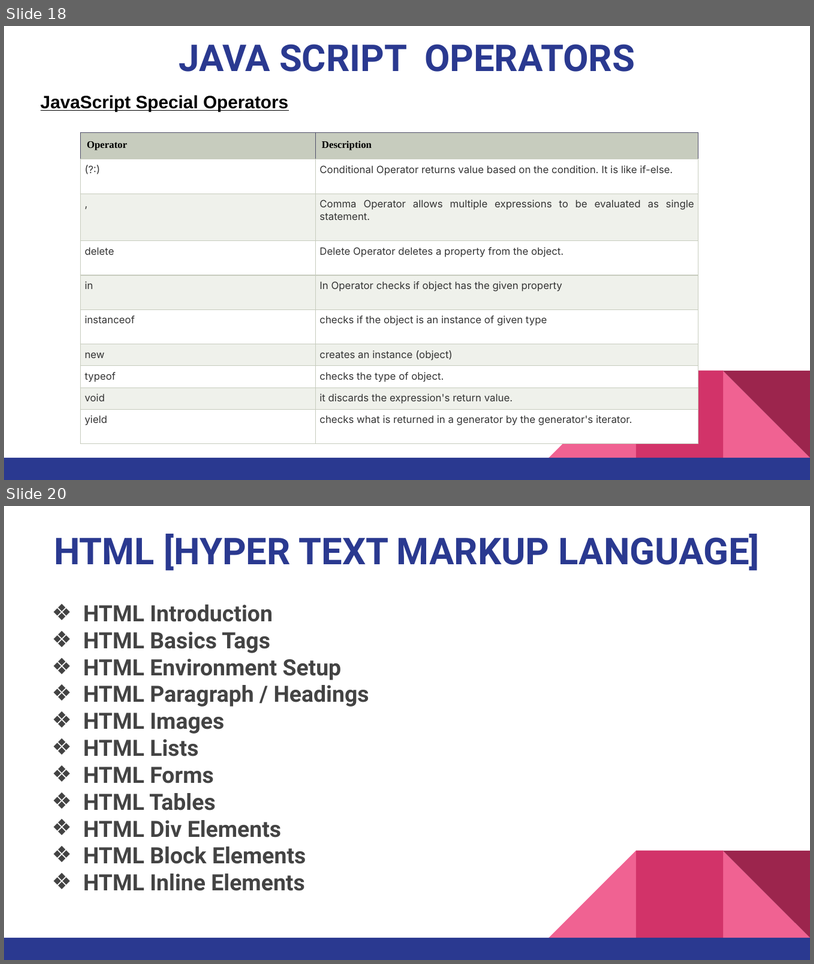
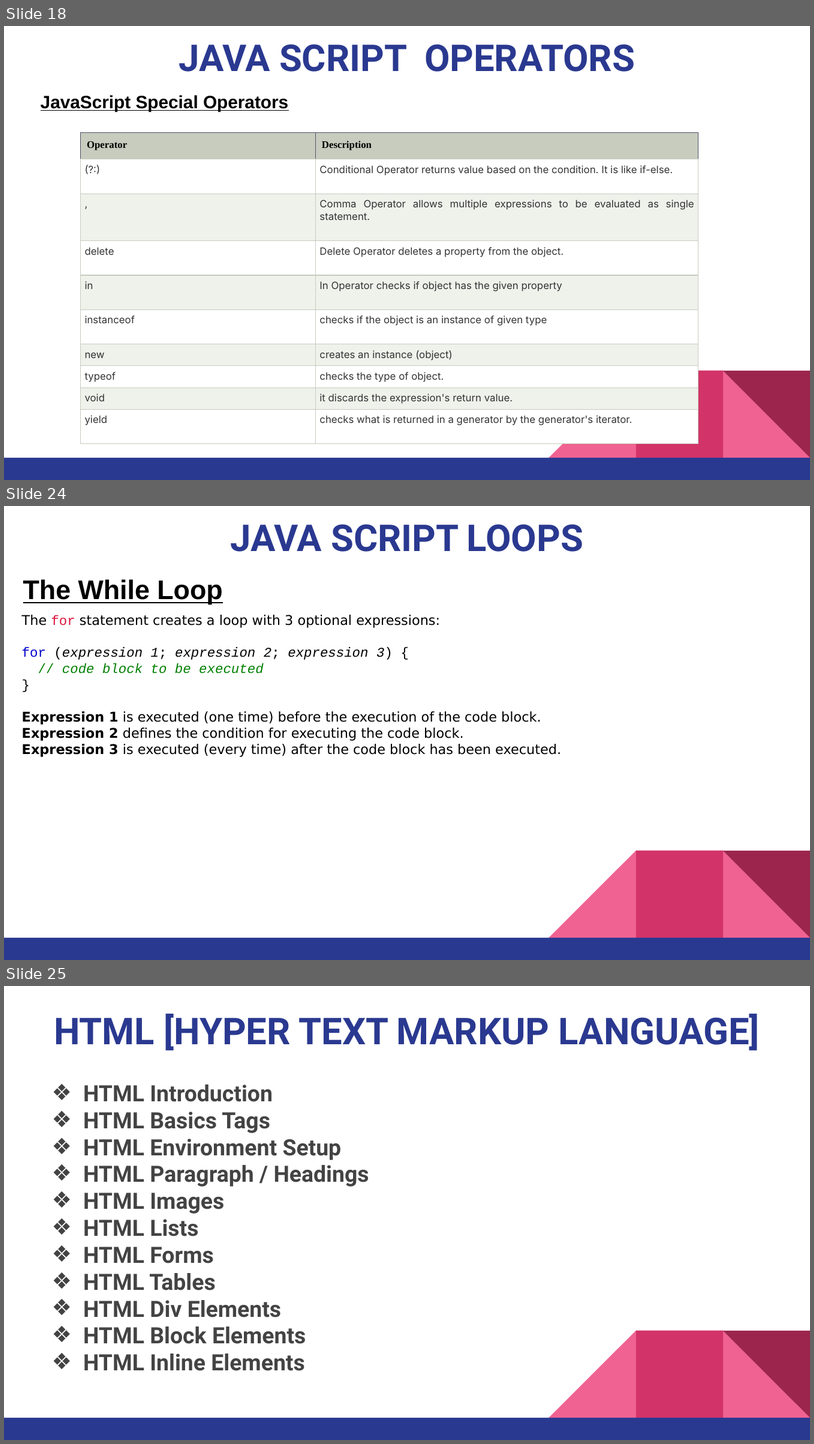
Before and after one commit to pnytrainingrepo/Webdevelopment, a slide deck: JavaScript.pptx. Shown one above the other, each under a label of ours: slides 18 and 20 before the commit, slides 18, 24 and 25 after it; the slides between them are not shown. The pictures are 814x964 and 814x1444 pixels, drawn with LibreOffice and Linux fonts; fonts in the diff are those of the drawing. Boxes give left, top, right and bottom in pixels: in the first picture for what was removed or moved away, otherwise in the second. Text is boxed around its words. In the diff, an @@ line names an element or a change of style, - is before the commit and + after.

```diff
--- a/JavaScript.pptx
+++ b/JavaScript.pptx
@@ slide 24 added at box(4, 506, 810, 960), background #FFFFFF; not listed: 5 template elements that a slide beside it also shows @@
@@ title added at box(231, 524, 584, 552), 33 pt, text #2A3990, bold @@
+JAVA SCRIPT LOOPS
@@ text added at box(23, 579, 222, 604), 24 pt, text #000000, bold, underline @@
+The While Loop
@@ text added at box(22, 615, 561, 757), 12 pt, text #000000 @@
+The for statement creates a loop with 3 optional expressions:
+for (expression 1; expression 2; expression 3) {
+// code block to be executed
+}
+Expression 1 is executed (one time) before the execution of the code block.
+Expression 2 defines the condition for executing the code block.
+Expression 3 is executed (every time) after the code block has been executed.
@@ what was slide 20 is now slide 25 @@
```
Also in this commit, not shown: 5 other slides added, 1 slide removed, 1 other file.
